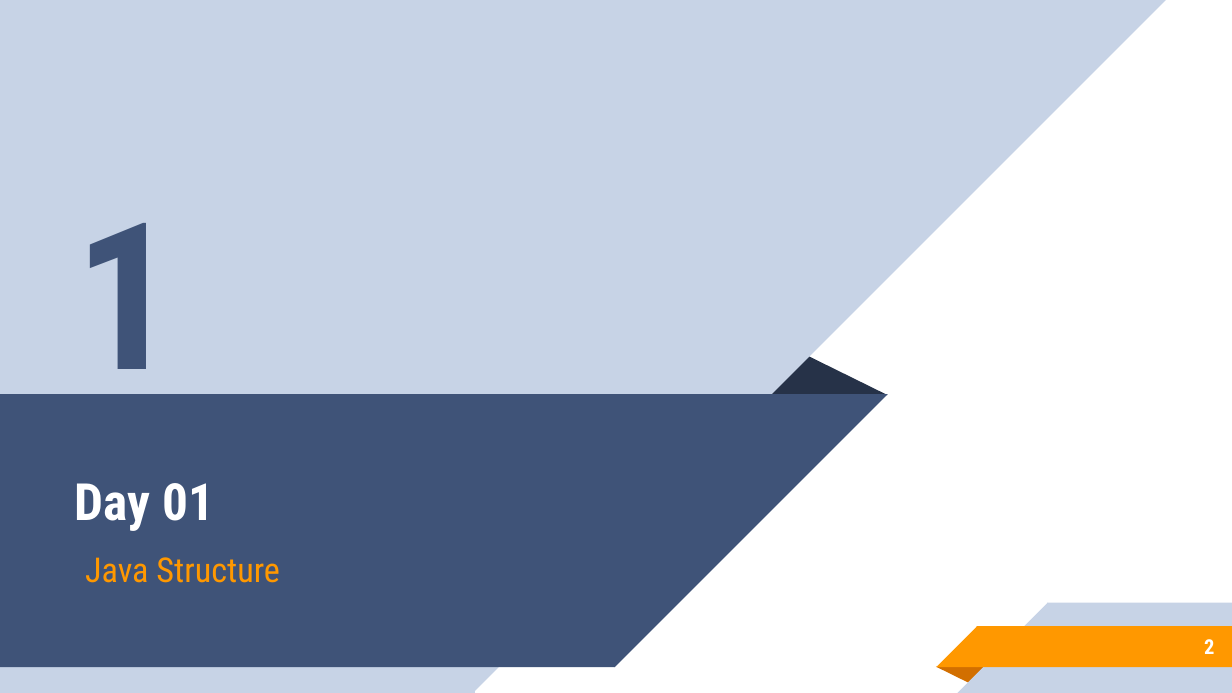
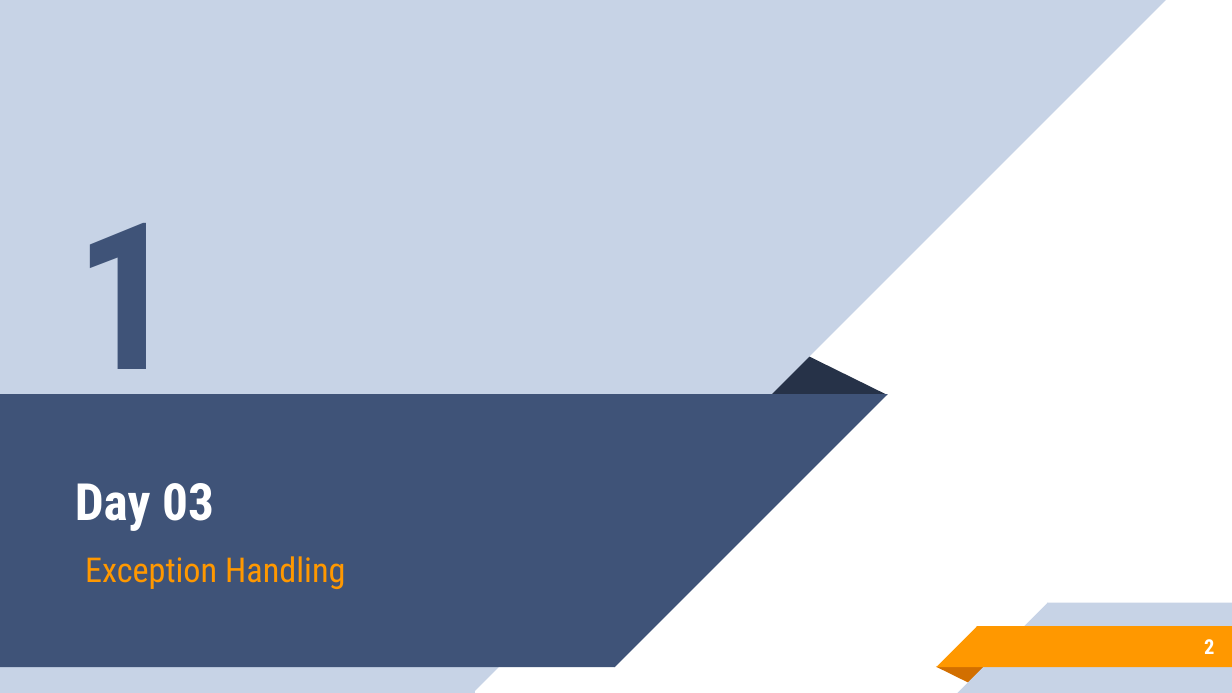
Before and after one commit to aronipurwanto/materi-xa, a slide deck: slide 2 of java-logic/Slide-Java-Logic-03.pptx. Drawn at 1232x693 pixels with LibreOffice and Linux fonts; fonts in the diff are those of the drawing. Boxes give left, top, right and bottom in pixels: in the first picture for what was removed or moved away, otherwise in the second. Text is boxed around its words. In the diff, an @@ line names an element or a change of style, - is before the commit and + after.

Commit message:
add java and dotnet sab

```diff
--- a/java-logic/Slide-Java-Logic-03.pptx
+++ b/java-logic/Slide-Java-Logic-03.pptx
@@ title at box(75, 483, 214, 531): text changed @@
-Day 01
+Day 03
@@ subtitle at box(85, 556, 345, 589): text changed @@
-Java Structure
+Exception Handling
```
Also in this commit, not shown: 2 other slides changed, 49 slides removed, 3 other files.
